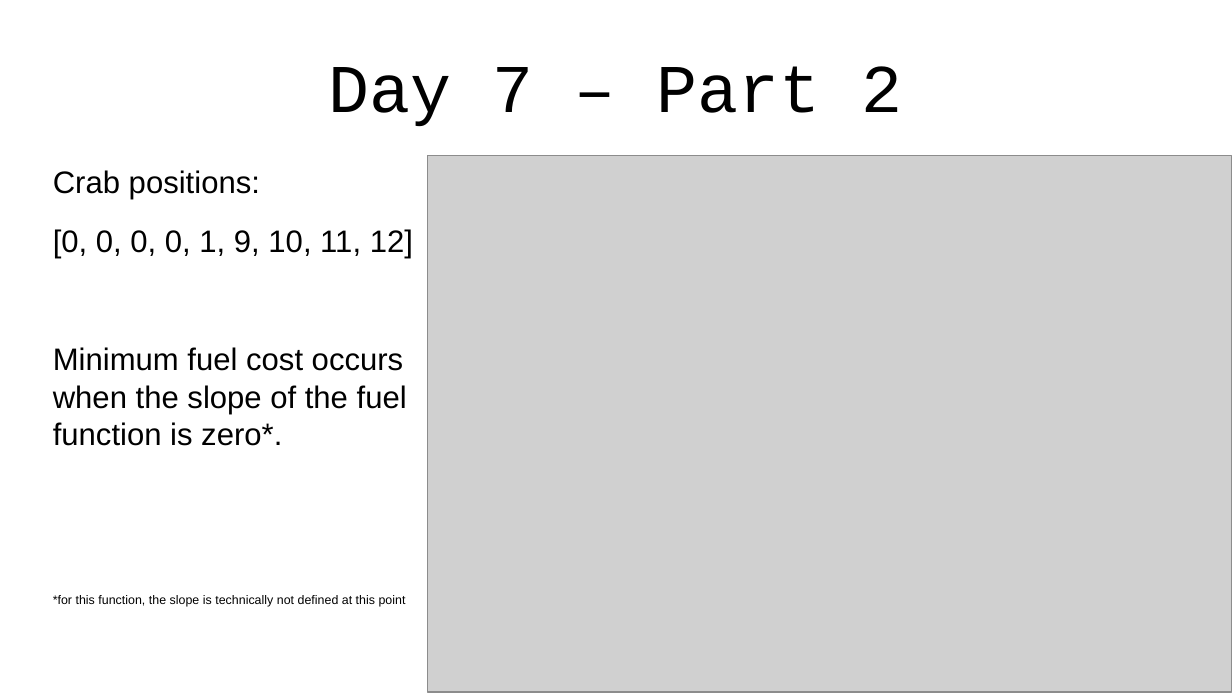
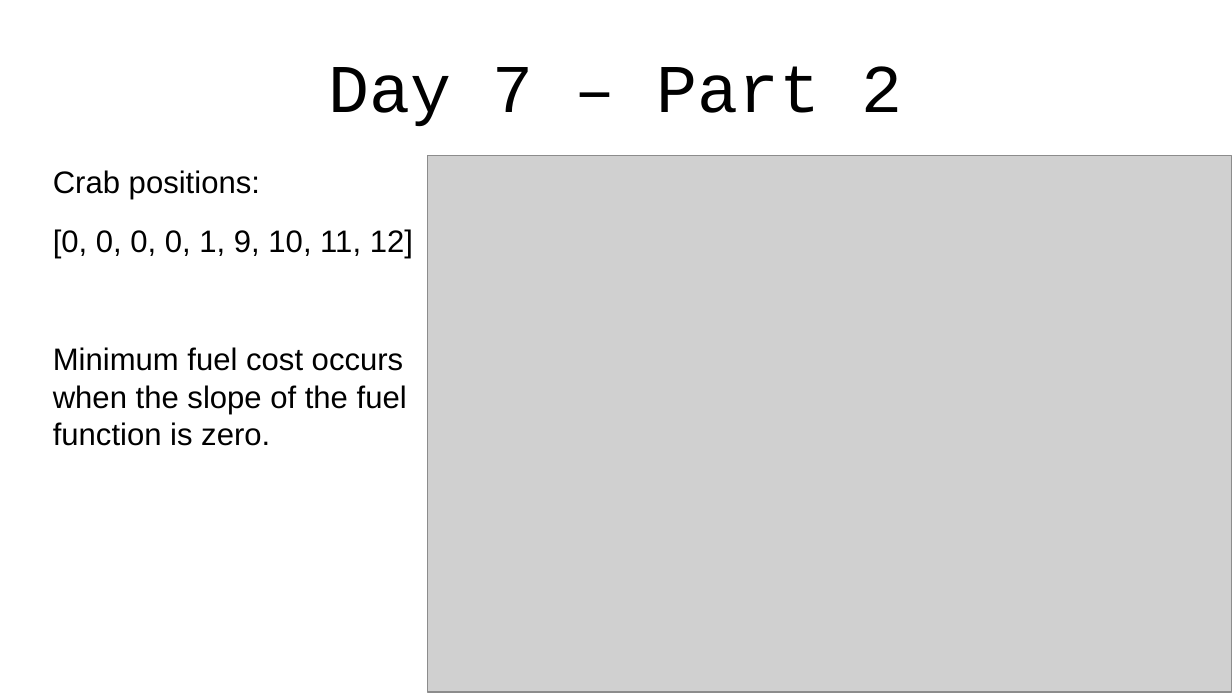
Before and after one commit to jlewis200/advent_of_code_21, a slide deck: slide 13 of aoc-cantina-time.odp. Drawn at 1232x693 pixels with LibreOffice and Linux fonts; fonts in the diff are those of the drawing; grey boxes stand for pictures. Boxes give left, top, right and bottom in pixels: in the first picture for what was removed or moved away, otherwise in the second. Text is boxed around its words. In the diff, an @@ line names an element or a change of style, - is before the commit and + after.

```diff
--- a/aoc-cantina-time.odp
+++ b/aoc-cantina-time.odp
@@ text at [53, 347, 407, 446]: text changed; size 8 to 20 pt @@
-Minimum fuel cost occurs when the slope of the fuel function is zero*.
-*for this function, the slope is technically not defined at this point
+Minimum fuel cost occurs when the slope of the fuel function is zero.
```
Also in this commit, not shown: 7 other slides changed, 7 slides added, 1 slide removed, 3 other files.
